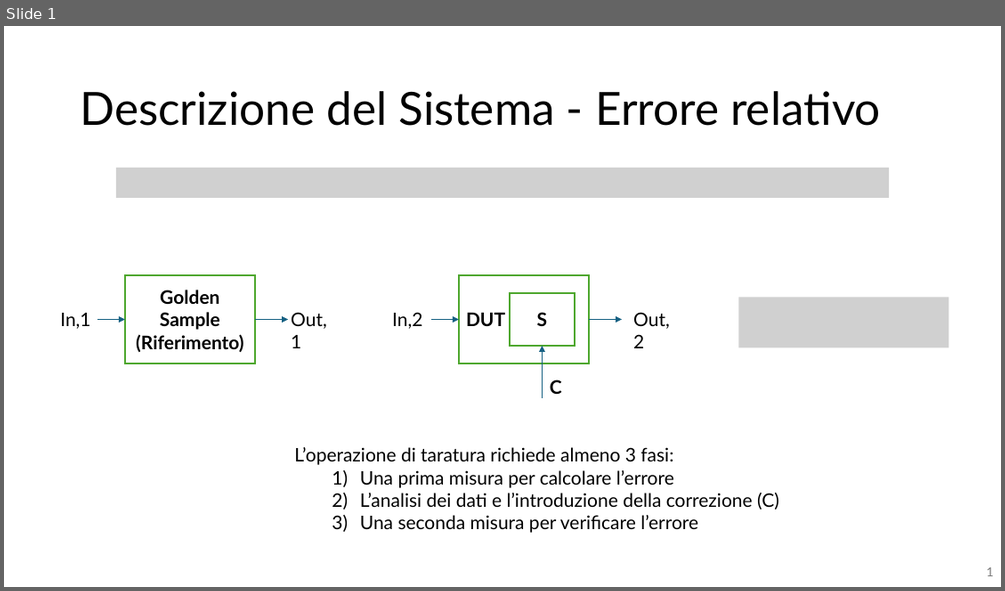
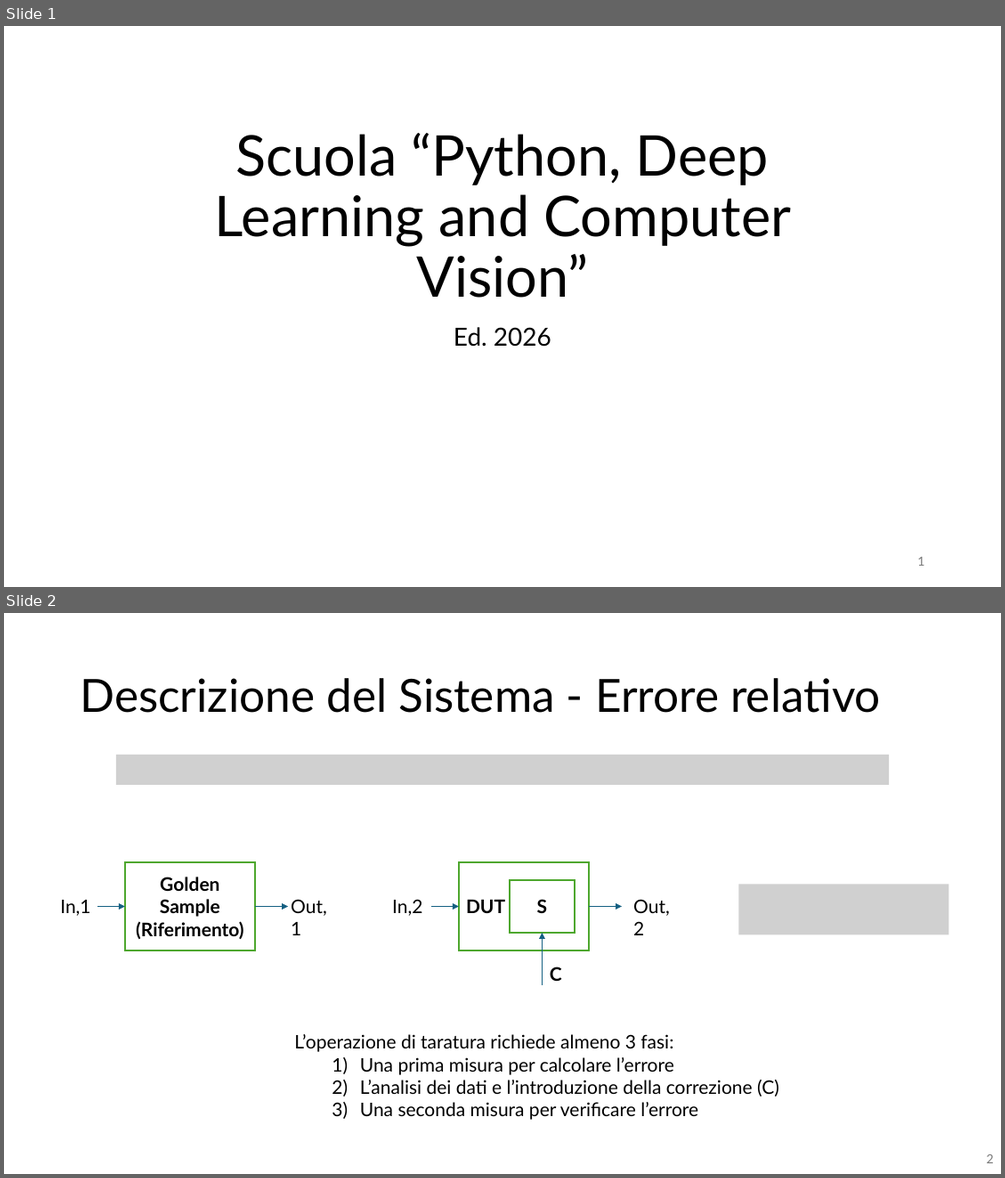
Before and after one commit to dringricciardi/Scuola2026, a slide deck: scuola2026.pptx. Shown one above the other, each under a label of ours: slide 1 before the commit, slides 1 and 2 after it. The pictures are 1005x591 and 1005x1178 pixels, drawn with LibreOffice and Linux fonts; fonts in the diff are those of the drawing; grey boxes stand for pictures. Boxes give left, top, right and bottom in pixels: in the first picture for what was removed or moved away, otherwise in the second. Text is boxed around its words. In the diff, an @@ line names an element or a change of style, - is before the commit and + after.

```diff
--- a/scuola2026.pptx
+++ b/scuola2026.pptx
@@ slide 1 added at [4, 26, 1001, 587], background #FFFFFF @@
@@ title added at [215, 133, 791, 297], 54 pt, text #000000 @@
+Scuola “Python, Deep Learning and Computer Vision”
@@ subtitle added at [453, 327, 551, 346], 24 pt, text #000000 @@
+Ed. 2026
@@ page number added at [917, 556, 924, 565], 12 pt, text #797979 @@
+1
@@ what was slide 1 is now slide 2 @@
@@ page number at [987, 1154, 994, 1163]: text changed @@
-1
+2
```
Also in this commit, not shown: 3 slides changed, 2 other slides added.
